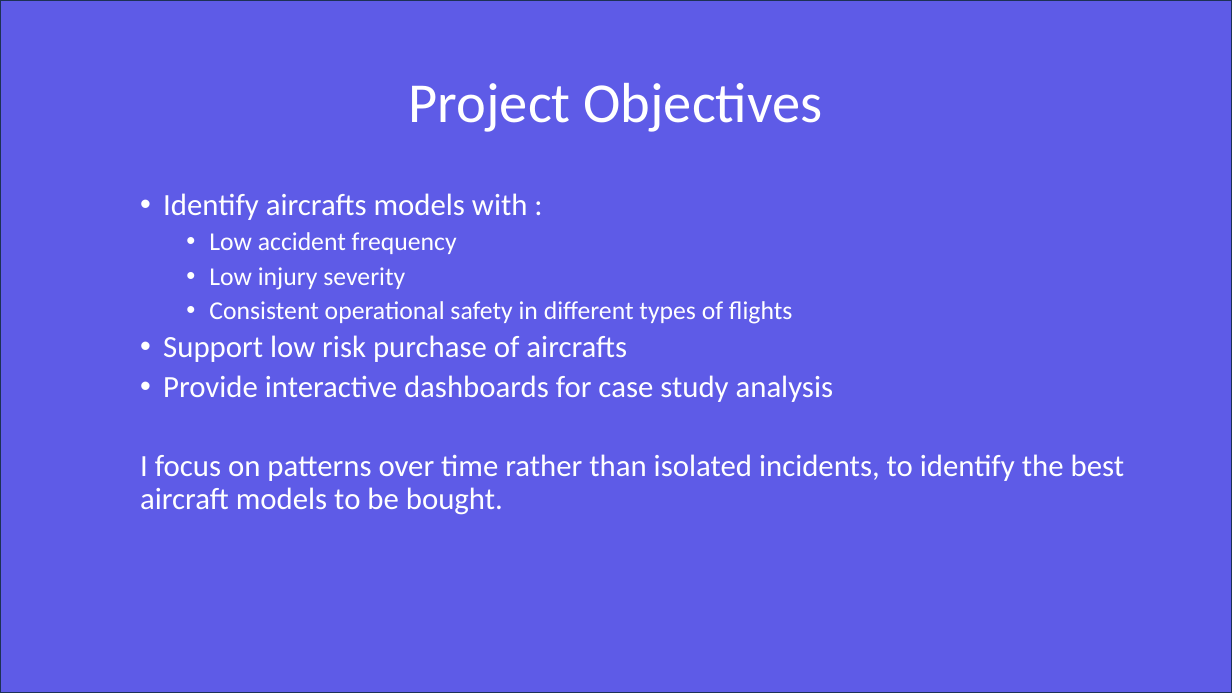
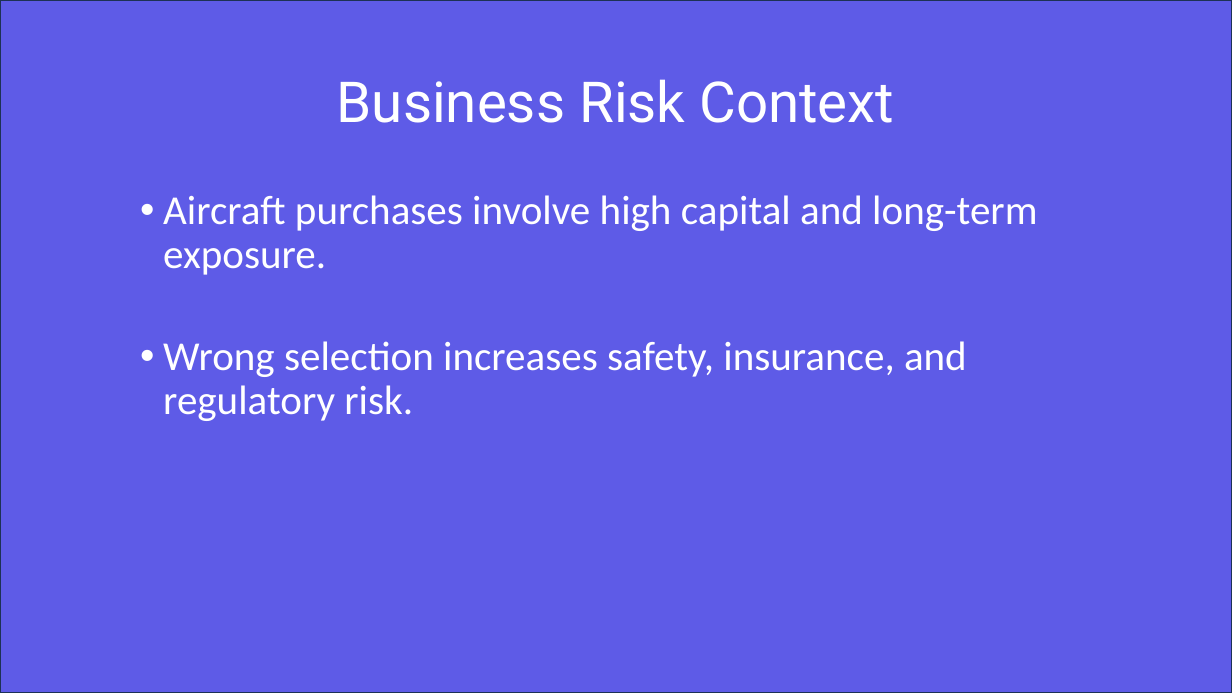
Before and after one commit to ChairoSolutions/New-Aviation-LowRisk-AircraftPurchase-Project, a slide deck: slide 2 of Presentation/Low Risk Aircraft Selection Using Historical Aviation Accident Data.pptx. Drawn at 1232x693 pixels with LibreOffice and Linux fonts; fonts in the diff are those of the drawing. Boxes give left, top, right and bottom in pixels: in the first picture for what was removed or moved away, otherwise in the second. Text is boxed around its words. In the diff, an @@ line names an element or a change of style, - is before the commit and + after.

Commit message:
Add exposure normalization, sensitivity analysis, and improved recommendations,also updated my presentation to executive summary and created a file to store dependencies for reproducibility

```diff
--- a/Presentation/Low Risk Aircraft Selection Using Historical Aviation Accident Data.pptx
+++ b/Presentation/Low Risk Aircraft Selection Using Historical Aviation Accident Data.pptx
@@ title at bbox=[337, 79, 894, 123]: text changed; font Calibri to Roboto @@
-Project Objectives
+Business Risk Context
@@ text at bbox=[163, 195, 1037, 421]: text changed; size 24 to 32 pt @@
-  • Identify aircrafts models with :
-    • Low accident frequency
-    • Low injury severity
-    • Consistent operational safety in different types of flights
-  • Support low risk purchase of aircrafts
-  • Provide interactive dashboards for case study analysis
-  I focus on patterns over time rather than isolated incidents, to identify the best aircraft models to be bought.
+  • Aircraft purchases involve high capital and long-term exposure.
+  • Wrong selection increases safety, insurance, and regulatory risk.
```
Also in this commit, not shown: 8 other slides changed, 1 slide added, 6 slides removed, 8 other files.
